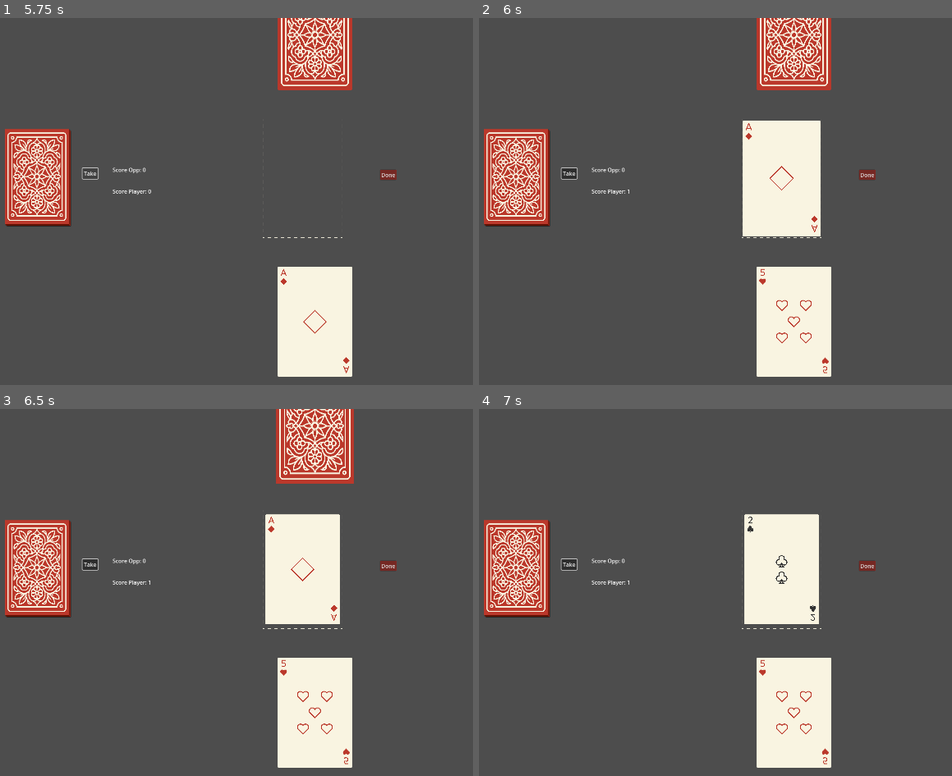
Above: before the commit, frames 1-4 (two rows, left to right).
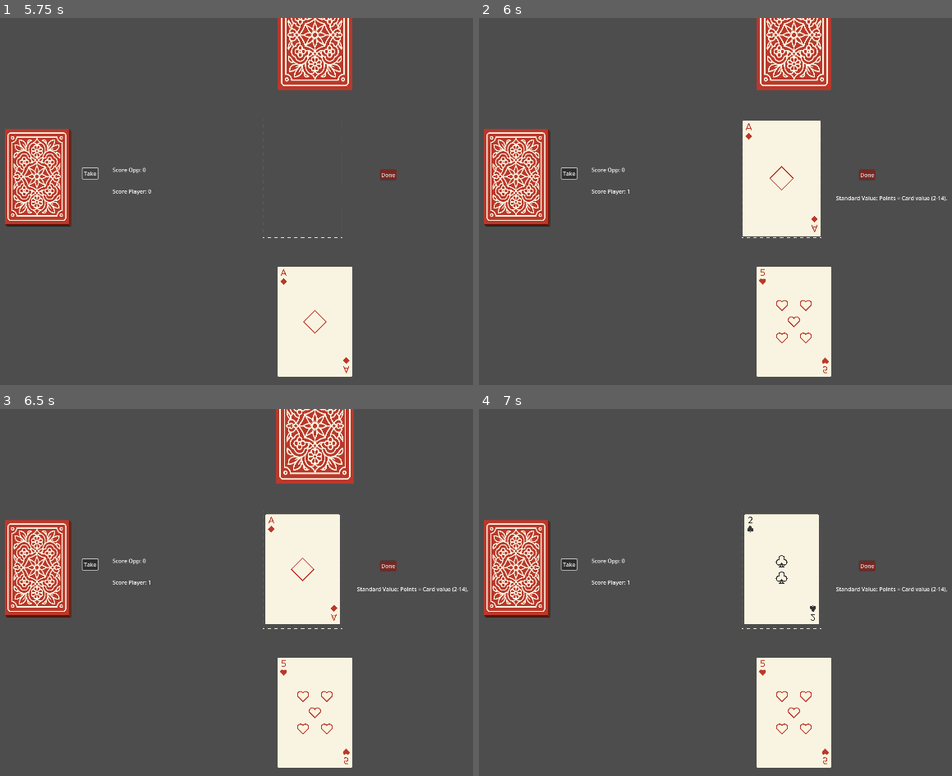
Above: after the commit, the same moments.

Repository: alicegrama/godot-card-game
Game: Godot game, scene res://Scenes/main.tscn
Same seed, same stepped clock (60 frames per second), same inputs: the game is played once before the commit and once after it.
Inputs (mouse positions are in pixels of both pictures, inside the frame that each line leads up to):
- Up to frame 1 (5.75 s): click "Done" at 0.5 s; click "Done" at 1.25 s; click "POINTS" at 2 s; click "Take" at 2.75 s; click "Take" at 3.5 s; click "Done" at 4.25 s; click "Take" at 5 s
- Up to frame 2 (6 s): tap Enter at 5.75 s; drag from (795, 322) to (795, 36) at 5.77 s
- Up to frame 3 (6.5 s): no input
- Up to frame 4 (7 s): tap Space at 6.5 s; drag from (795, 427) to (781, 570) at 6.52 s

Frame 1 is identical in both runs. In frame 2, 0.1% of the frame differs, in the area x 75-99%, y 48-50%; in frame 3, 0.1%; in frame 4, 0.1%.

Commit message:
added rules to layout

Diff:
--- a/Scenes/main.gd
+++ b/Scenes/main.gd
@@ -561,8 +561,6 @@
 			total += i
 		for i in range(len(probs)):
 			probs[i] = float(probs[i])/float(total)
-		print("sanity check")
-		print(probs)
 		pointrules.append(random_choice(weighted_candidates, probs))
 
 func create_complex_rule():
@@ -602,41 +600,62 @@
 			total += i
 		for i in range(len(probs)):
 			probs[i] = float(probs[i])/float(total)
-		print("sanity check2")
-		print(probs)
 		pointrules.append(random_choice(weighted_candidates, probs))
 
 func pointscore():
 	#returns value of top card
+	#and now also updates the rules on the label
 	var score = 0
+	var textrules = ""
 	print(pointrules)
 	for i in pointrules:
 		if i[0] == 0:
+			textrules += "\n Standard Value: Points = Card value (2-14)."
 			score += value_rule()
 		if i[0] == 1:
+			textrules += "\n Sandwich: Sandwich (e.g., 5-K-5) -> Steal middle value + 30 pts."
 			score += sandwich_rule()
-		if i[0] == 1:
+		if i[0] == 2:
+			textrules += "\n Chain Reaction: Extend existing sequence -> +50 pts."
 			score += chain_rule()
-		if i[0] == 2:
+		if i[0] == 3:
+			textrules += "\n Sequence: Consecutive -> +20 pts."
 			score += sequence_rule()
+		if i[0] == 4:
+			textrules += "\n Destroyer: 7 removes a card."
+		if i[0] == 5:
+			textrules += "\n The Trickster: J swaps hands"
+		if i[0] == 6:
+			textrules += "\n Greed: Playing a 2 gives you an extra card immediately (hand size increases)."
 		if i[0] == 7:
+			if i[1]:
+				textrules += "\n Law of evens: even cards give +8 pts."
 			score += even_odd_rule(i[1])
 		if i[0] == 8:
+			textrules += "\n Micro-Power: Low cards (2-5) give +15 pts."
 			score += micro_rule()
 		if i[0] == 9:
+			textrules += "\n Royal Court: Face cards give +10 pts."
 			score += face_rule()
 		if i[0] == 10:
+			textrules += "\n Obsession %d: Playing '%d' gives +25 pts." %[i[1], i[1]]
 			score += rank_rule(i[1])
 		if i[0] == 11:
+			textrules += "\n Law of %s: %s cards: +10 pts." %[i[1], i[1]]
 			score += suit_rule(i[1])
 		if i[0] == 12:
+			textrules += "\n Universal Balance: There is a HIDDEN card that is God (+100 pts) and another Devil (-100 pts)."
 			score += yingyang_rule(i[1], i[2], i[3], i[4])
 		if i[0] == 13:
+			textrules += "\n Range $d-%d gives +20 pts... But there is a MINE!" % [i[2],i[3]]
 			score += minefield_rule(i[1], i[2], i[3])
 		if i[0] == 14:
+			textrules += "\n SOLAR ECLIPSE! The hierarchy is inverted: 2 is the strongest (Ace), Ace is the weakest (2)."
 			score += eclips_rule()
 		if i[0] == 15:
+			textrules += "\n Gambling:Face cards +15, Low cards -10."
 			score += gamble_rule()
+	$Rules.text = textrules
 	return score
 
 func value_rule():
--- a/Scenes/main.tscn
+++ b/Scenes/main.tscn
@@ -160,6 +160,12 @@
 text = "Score Player: 0
 "
 
+[node name="Rules" type="Label" parent="."]
+offset_left = 1079.0
+offset_top = 490.0
+offset_right = 1126.0
+offset_bottom = 539.0
+
 [connection signal="pressed" from="Button" to="." method="_on_button_pressed"]
 [connection signal="pressed" from="Uno" to="." method="_on_uno_pressed"]
 [connection signal="pressed" from="Points" to="." method="_on_points_pressed"]
